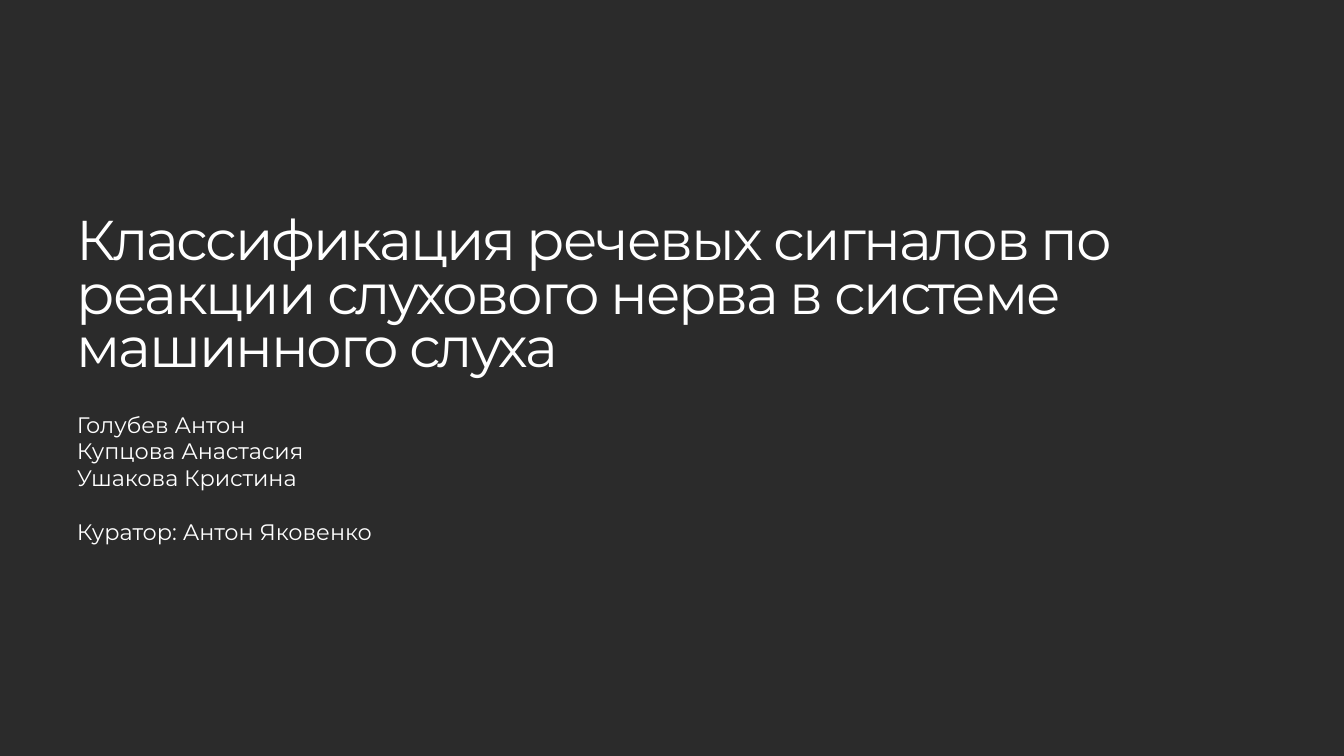
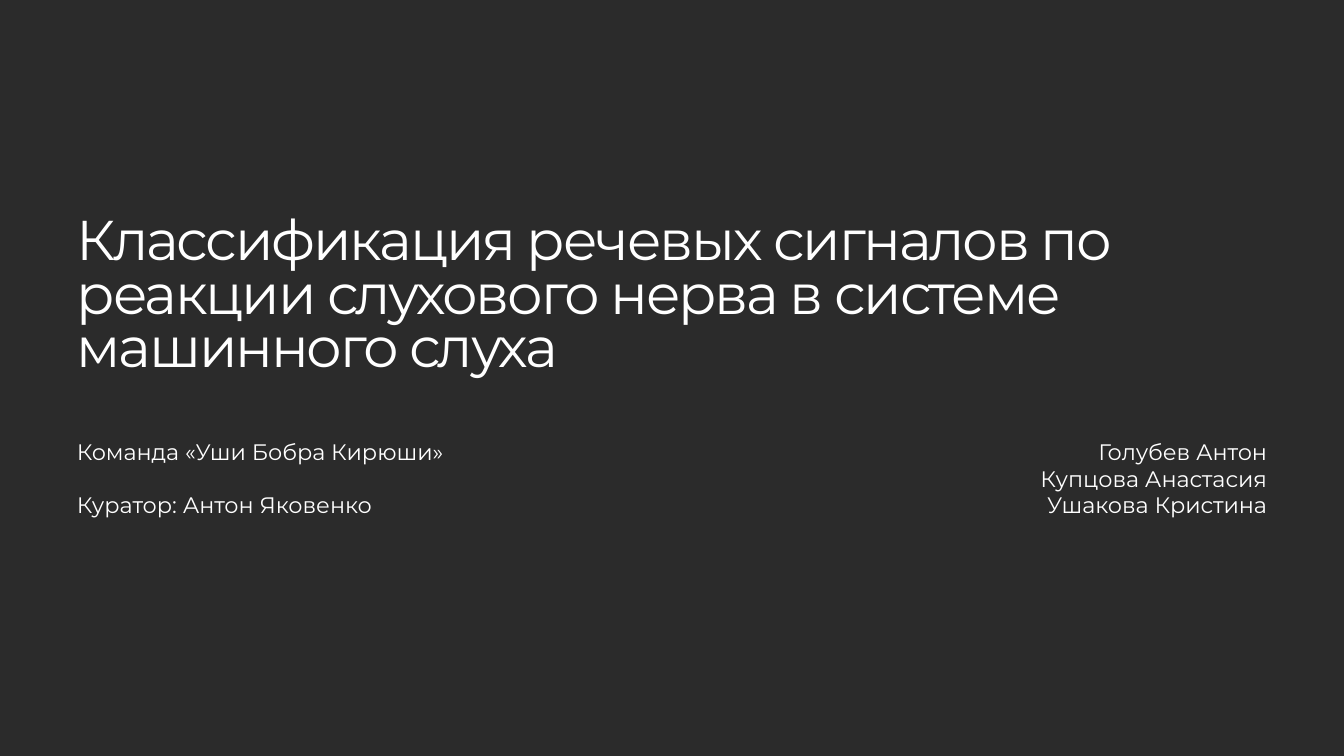
Before and after one commit to curiousfreckles/BioHack2019_machine_hearing, a slide deck: slide 1 of project_presentation.pptx. Drawn at 1344x756 pixels with LibreOffice and Linux fonts; fonts in the diff are those of the drawing; background and template pictures are left out; a plain dark background stands for a picture behind light text. Boxes give left, top, right and bottom in pixels: in the first picture for what was removed or moved away, otherwise in the second. Text is boxed around its words. In the diff, an @@ line names an element or a change of style, - is before the commit and + after.

```diff
--- a/project_presentation.pptx
+++ b/project_presentation.pptx
@@ text "Команда «Уши Бобра Кирюши»": place and size @@
-text "Команда «Уши Бобра Кирюши»" at <box>77,416,372,545</box>
+text "Команда «Уши Бобра Кирюши»" at <box>77,443,443,518</box>
@@ text at <box>77,443,443,465</box>: text changed @@
-Голубев Антон
-Купцова Анастасия
-Ушакова Кристина
+Команда «Уши Бобра Кирюши»
@@ text added at <box>1040,443,1267,518</box>, 16 pt, text #FFFFFF @@
+Голубев Антон
+Купцова Анастасия
+Ушакова Кристина
```
Also in this commit, not shown: 2 other slides changed, 1 slide added, 1 other file.
